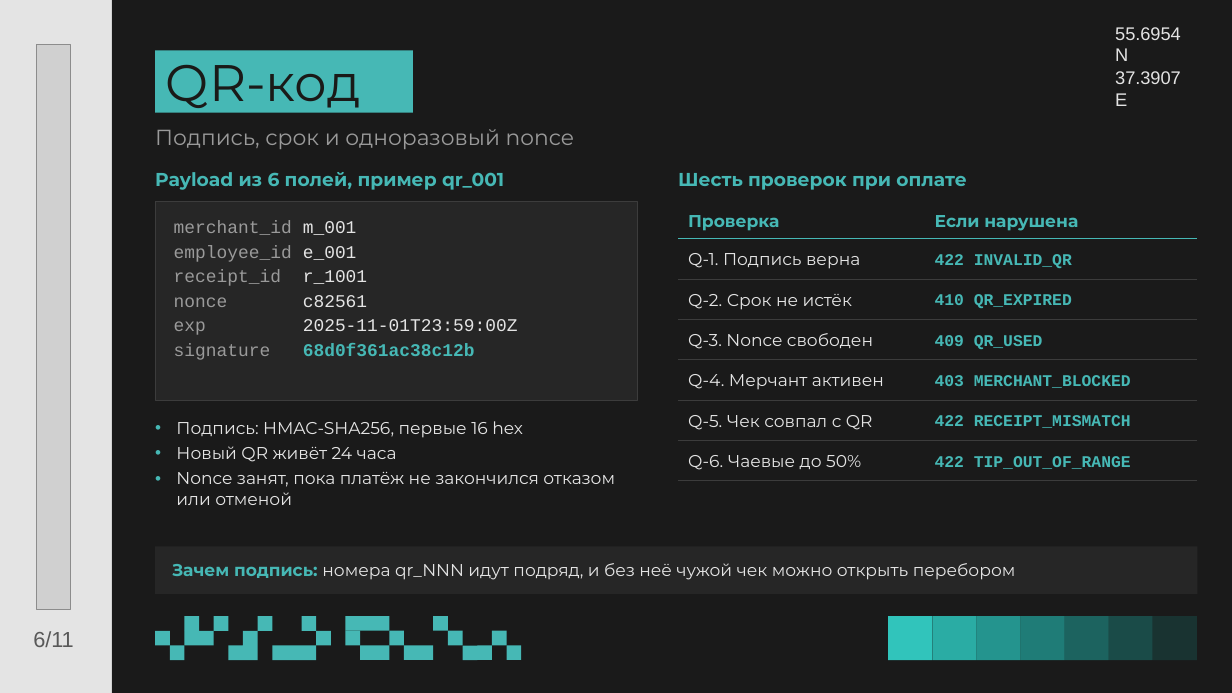
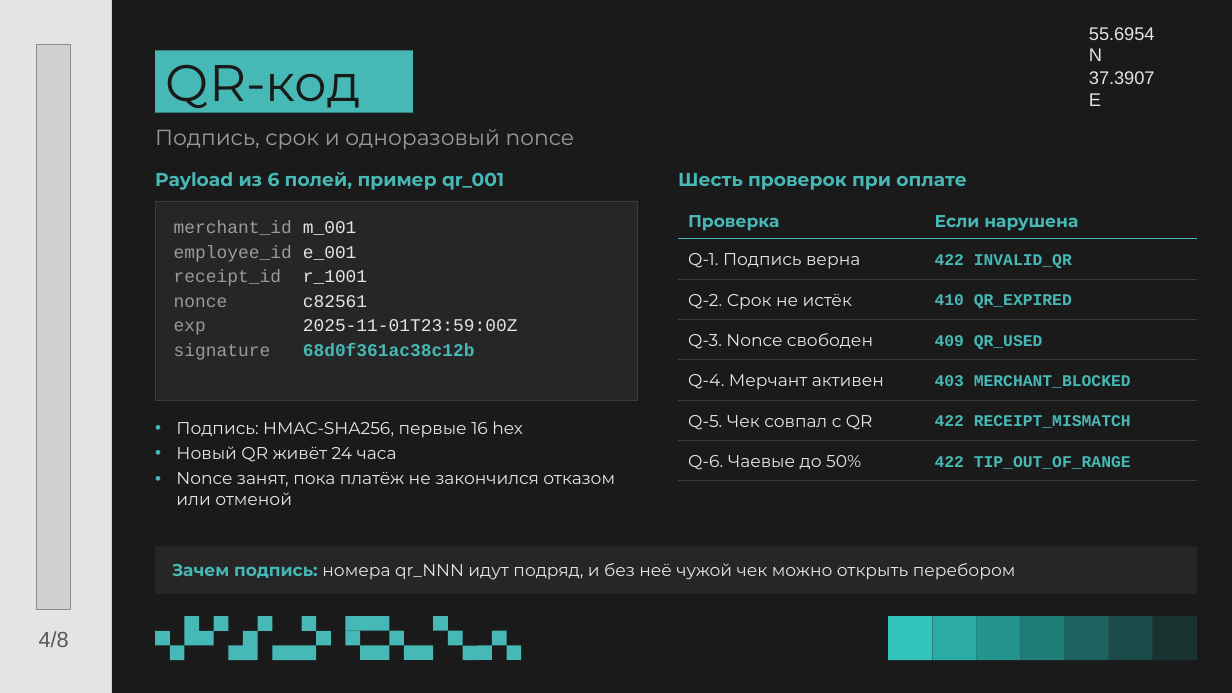
Before and after one commit to brokentwo/online-tips-case-3, a slide deck: slide 4 of презентация.pptx (slide 6 before the commit). Drawn at 1232x693 pixels with LibreOffice and Linux fonts; fonts in the diff are those of the drawing; grey boxes stand for pictures; background and template pictures are left out. Boxes give left, top, right and bottom in pixels: in the first picture for what was removed or moved away, otherwise in the second. Text is boxed around its words. In the diff, an @@ line names an element or a change of style, - is before the commit and + after.

```diff
--- a/презентация.pptx
+++ b/презентация.pptx
@@ text "55.6954 N": place and size @@
-text "55.6954 N" at bbox=[1115, 27, 1181, 106]
+text "55.6954 N" at bbox=[1089, 27, 1155, 106]
@@ text at bbox=[39, 631, 69, 647]: text changed @@
-6/11
+4/8
```
Also in this commit, not shown: 7 other slides changed, 3 slides removed, 1 other file.
